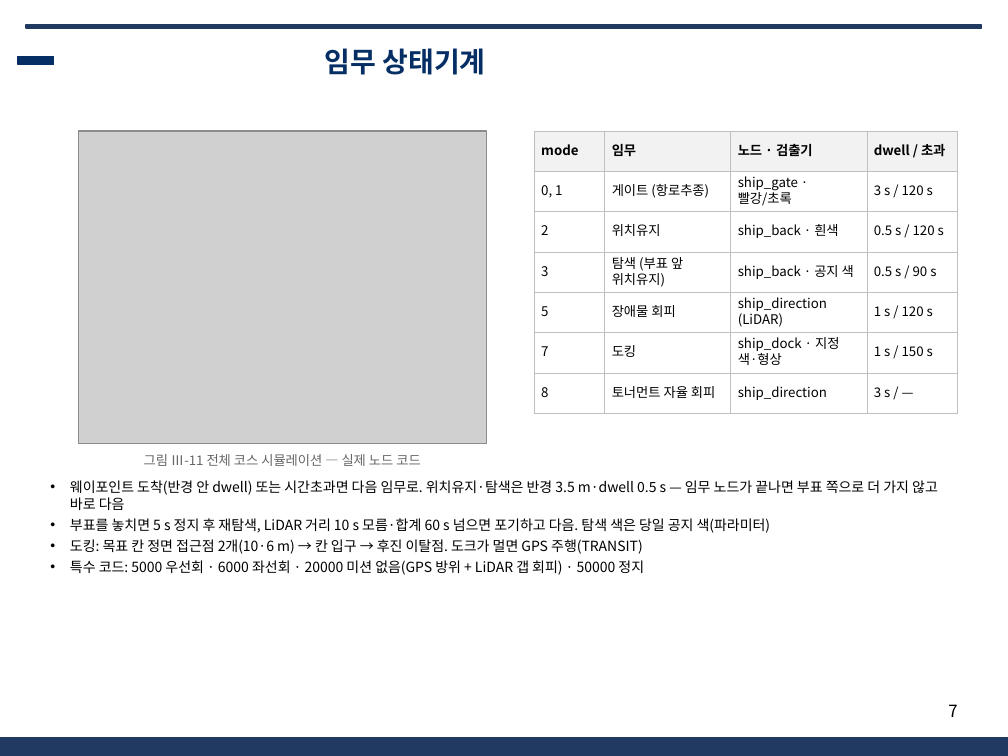
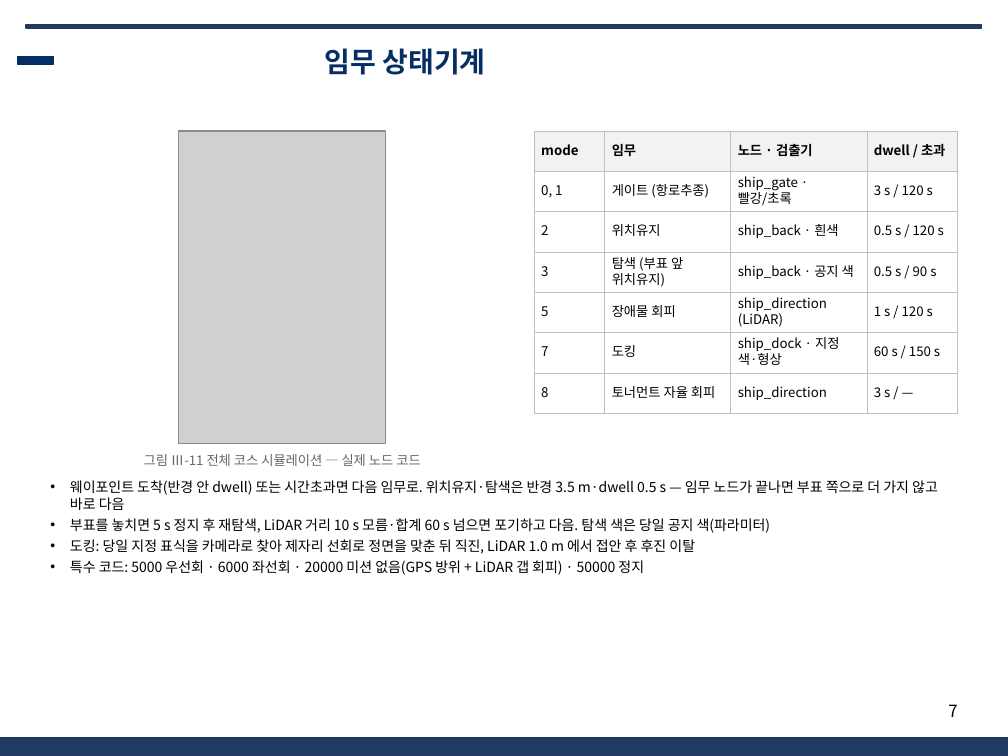
Before and after one commit to unmatsutake377-rgb/ros2_ws, a slide deck: slide 7 of docs/전달용/보고서_분담/발표자료_SSF_A.pptx. Drawn at 1008x756 pixels with LibreOffice and Linux fonts; fonts in the diff are those of the drawing; grey boxes stand for pictures; background and template pictures are left out. Boxes give left, top, right and bottom in pixels: in the first picture for what was removed or moved away, otherwise in the second. Text is boxed around its words. In the diff, an @@ line names an element or a change of style, - is before the commit and + after.

```diff
--- a/docs/전달용/보고서_분담/발표자료_SSF_A.pptx
+++ b/docs/전달용/보고서_분담/발표자료_SSF_A.pptx
@@ picture: place and size @@
-picture at <box>79,131,487,444</box>
+picture at <box>178,131,385,444</box>
@@ table at <box>534,131,958,404</box> @@
-row 6, column 4: 1 s / 150 s
+row 6, column 4: 60 s / 150 s
@@ text at <box>70,539,695,554</box>: text changed @@
-• 도킹: 목표 칸 정면 접근점 2개(10·6 m) → 칸 입구 → 후진 이탈점. 도크가 멀면 GPS 주행(TRANSIT)
+• 도킹: 당일 지정 표식을 카메라로 찾아 제자리 선회로 정면을 맞춘 뒤 직진, LiDAR 1.0 m 에서 접안 후 후진 이탈
```
Also in this commit, not shown: 10 other files.
